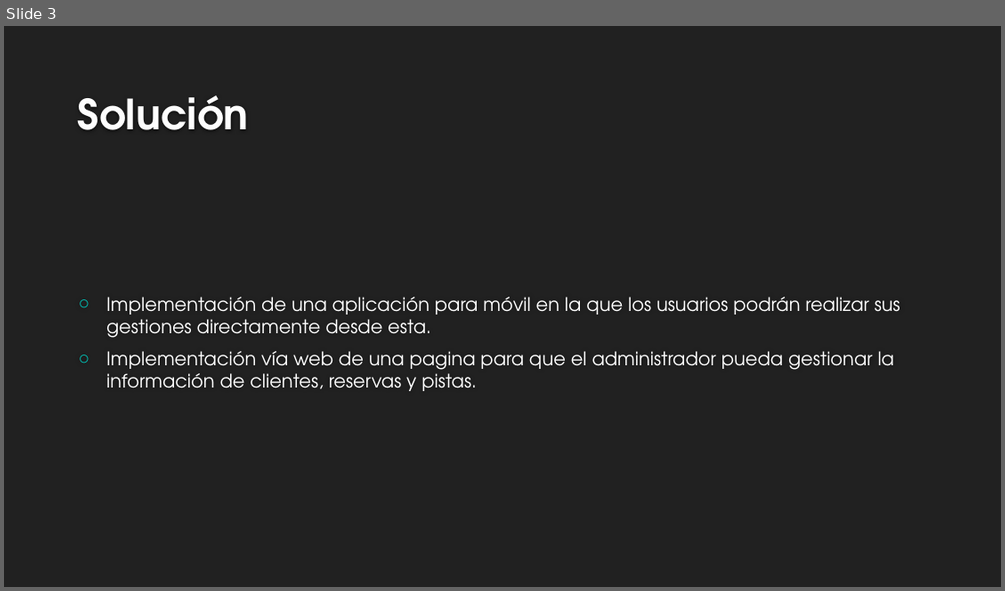
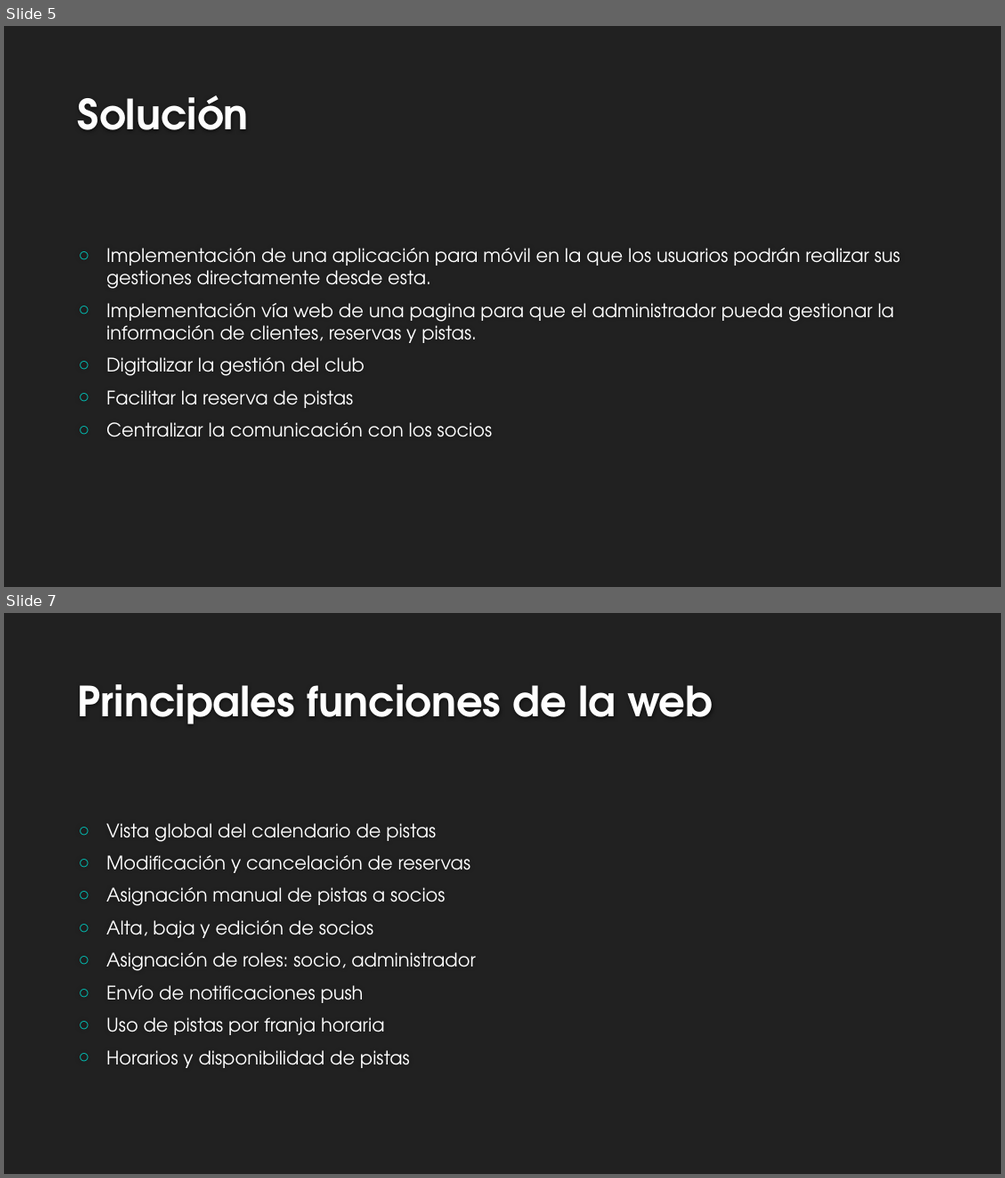
Before and after one commit to davidborja732/Curso_25-26_2, a slide deck: Proyecto Intermodular/Presentacion Ejecutiva/Presentación ejecutiva proyecto Inter modular.pptx. Shown one above the other, each under a label of ours: slide 3 before the commit, slides 5 and 7 after it; the slides between them are not shown. The pictures are 1005x591 and 1005x1178 pixels, drawn with LibreOffice and Linux fonts; fonts in the diff are those of the drawing; background and template pictures are left out. Boxes give left, top, right and bottom in pixels: in the first picture for what was removed or moved away, otherwise in the second. Text is boxed around its words. In the diff, an @@ line names an element or a change of style, - is before the commit and + after.

```diff
--- a/Proyecto Intermodular/Presentacion Ejecutiva/Presentación ejecutiva proyecto Inter modular.pptx
+++ b/Proyecto Intermodular/Presentacion Ejecutiva/Presentación ejecutiva proyecto Inter modular.pptx
@@ slide 7 added at (4, 613, 1001, 1174), background #212121 @@
@@ title added at (78, 684, 713, 724), 40 pt, text #FEFEFE, bold @@
+Principales funciones de la web
@@ text added at (106, 823, 476, 1068), 18 pt, text #FFFFFF @@
+○ Vista global del calendario de pistas
+○ Modificación y cancelación de reservas
+○ Asignación manual de pistas a socios
+○ Alta, baja y edición de socios
+○ Asignación de roles: socio, administrador
+○ Envío de notificaciones push
+○ Uso de pistas por franja horaria
+○ Horarios y disponibilidad de pistas
@@ what was slide 3 is now slide 5 @@
@@ slide 5 changed as well @@
@@ text at (106, 357, 493, 437): paragraphs added @@
+○ Digitalizar la gestión del club
+○ Facilitar la reserva de pistas
+○ Centralizar la comunicación con los socios
```
Also in this commit, not shown: 2 other slides changed, 8 other slides added, 4 other files.
